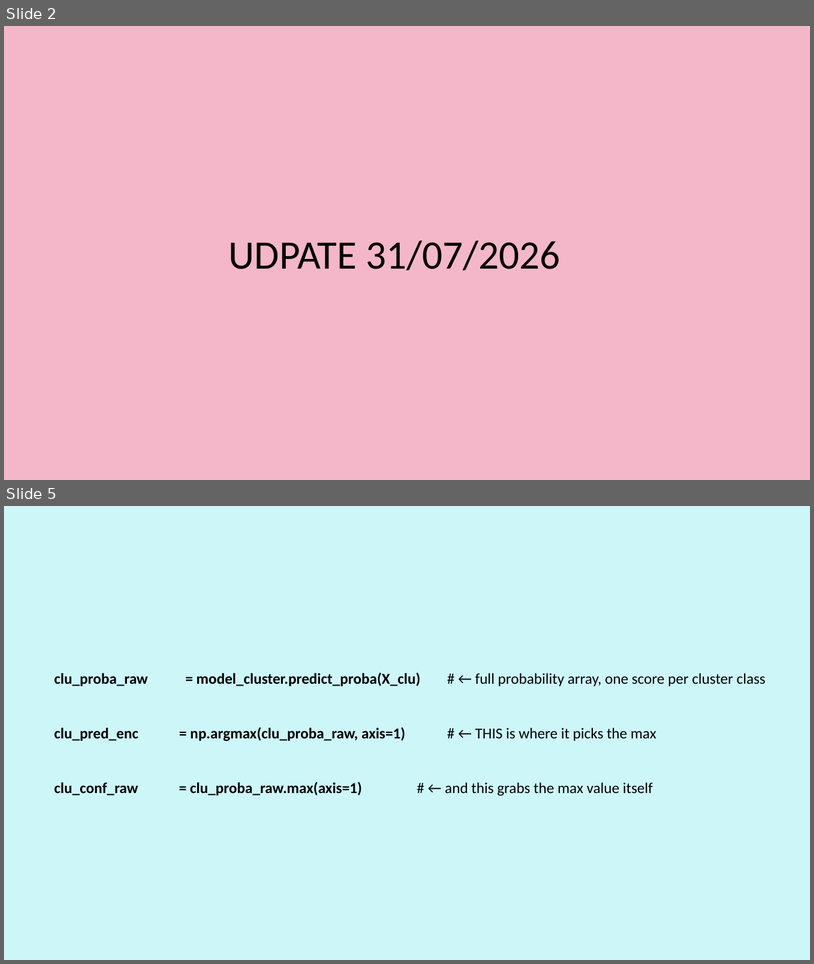
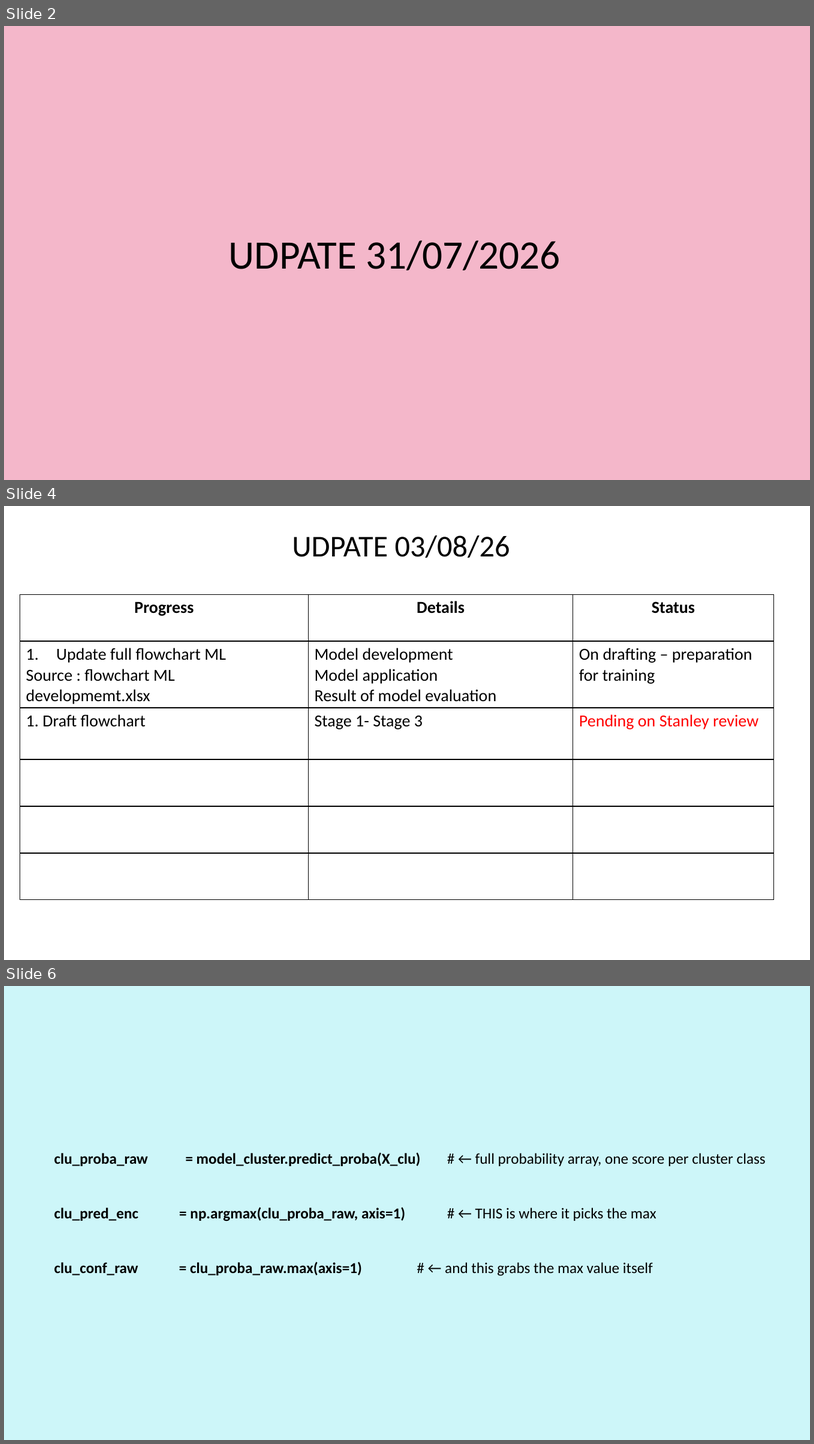
Before and after one commit to Syaziyah30/DeviceCluster, a slide deck: 1.training_model/supplementary/Device Identifier 20260717.pptx. Shown one above the other, each under a label of ours: slides 2 and 5 before the commit, slides 2, 4 and 6 after it; the slides between them are not shown. The pictures are 814x964 and 814x1444 pixels, drawn with LibreOffice and Linux fonts; fonts in the diff are those of the drawing. Boxes give left, top, right and bottom in pixels: in the first picture for what was removed or moved away, otherwise in the second. Text is boxed around its words. In the diff, an @@ line names an element or a change of style, - is before the commit and + after.

Commit message:
Update Flowchart ML development.xksx

```diff
--- a/1.training_model/supplementary/Device Identifier 20260717.pptx
+++ b/1.training_model/supplementary/Device Identifier 20260717.pptx
@@ slide 4 added at <box>4,506,810,960</box>, background #FFFFFF @@
@@ text added at <box>292,535,510,558</box>, 36 pt, text #000000 @@
+UDPATE 03/08/26
@@ table added at <box>20,594,774,900</box>, 6 rows, 3 columns @@
+Progress | Details | Status
+Update full flowchart ML / Source : flowchart ML developmemt.xlsx | Model development / Model application / Result of model evaluation | On drafting – preparation for training
+1. Draft flowchart | Stage 1- Stage 3 | Pending on Stanley review
+ |  | 
+ |  | 
+ |  | 
@@ what was slide 5 is now slide 6 @@
```
Also in this commit, not shown: 1 slide changed, 2 other files.
